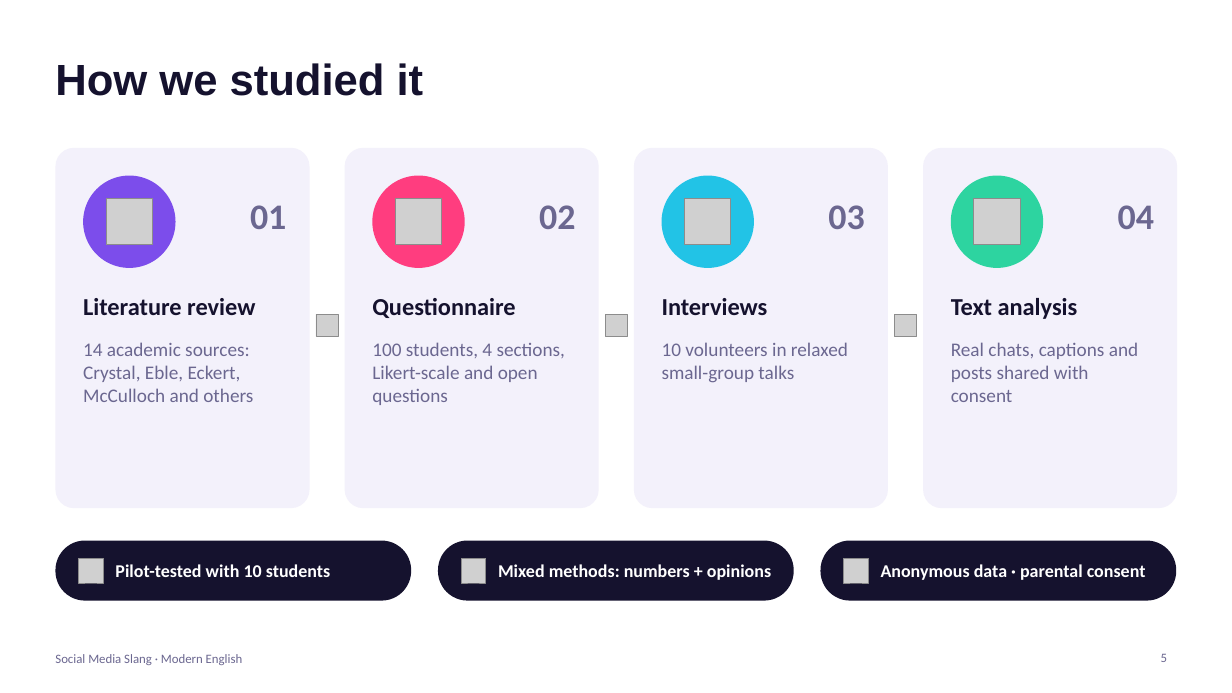
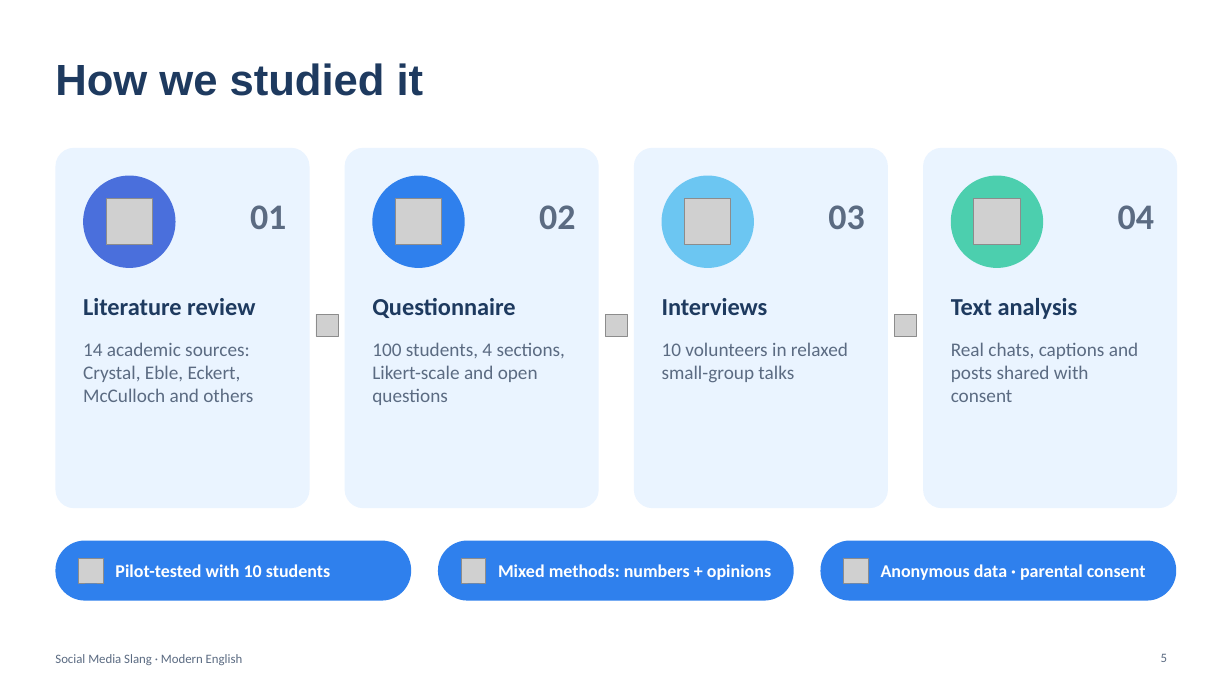
Before and after one commit to araymyrkieva9-sketch/english-daptar, a slide deck: slide 5 of Social_Media_Slang_Presentation.pptx. Drawn at 1232x693 pixels with LibreOffice and Linux fonts; fonts in the diff are those of the drawing; grey boxes stand for pictures. Boxes give left, top, right and bottom in pixels: in the first picture for what was removed or moved away, otherwise in the second. Text is boxed around its words. In the diff, an @@ line names an element or a change of style, - is before the commit and + after.

```diff
--- a/Social_Media_Slang_Presentation.pptx
+++ b/Social_Media_Slang_Presentation.pptx
@@ fill #F3F1FB to #EAF4FF in 4 elements at <box>55,148,310,508</box>, <box>345,148,599,508</box>, <box>634,148,888,508</box>, <box>923,148,1177,508</box> @@
@@ ellipse at <box>83,176,176,268</box>: fill #7C4DEB to #4A6FDC @@
@@ ellipse at <box>372,176,465,268</box>: fill #FF3D7F to #2F80ED @@
@@ ellipse at <box>662,176,754,268</box>: fill #22C3E6 to #6CC6F2 @@
@@ ellipse at <box>951,176,1043,268</box>: fill #2DD4A0 to #4CCFAE @@
@@ text colour #15122E to #1E3A5F in 5 elements at <box>55,63,424,96</box>, <box>83,298,255,315</box>, <box>372,298,515,318</box>, <box>662,298,768,315</box>, <box>951,298,1078,319</box> @@
@@ fill #15122E to #2F80ED in 3 elements at <box>55,541,411,601</box>, <box>438,541,794,601</box>, <box>821,541,1177,601</box> @@
@@ text colour #6B6790 to #5B6B82 in 9 elements at <box>250,205,286,229</box>, <box>83,342,253,402</box>, <box>539,205,575,229</box>, <box>372,342,565,405</box>, <box>828,205,864,229</box>, <box>662,342,848,382</box>, <box>1118,205,1154,229</box>, <box>951,342,1138,402</box>, <box>55,654,243,665</box> @@
```
Also in this commit, not shown: 16 other slides changed.
